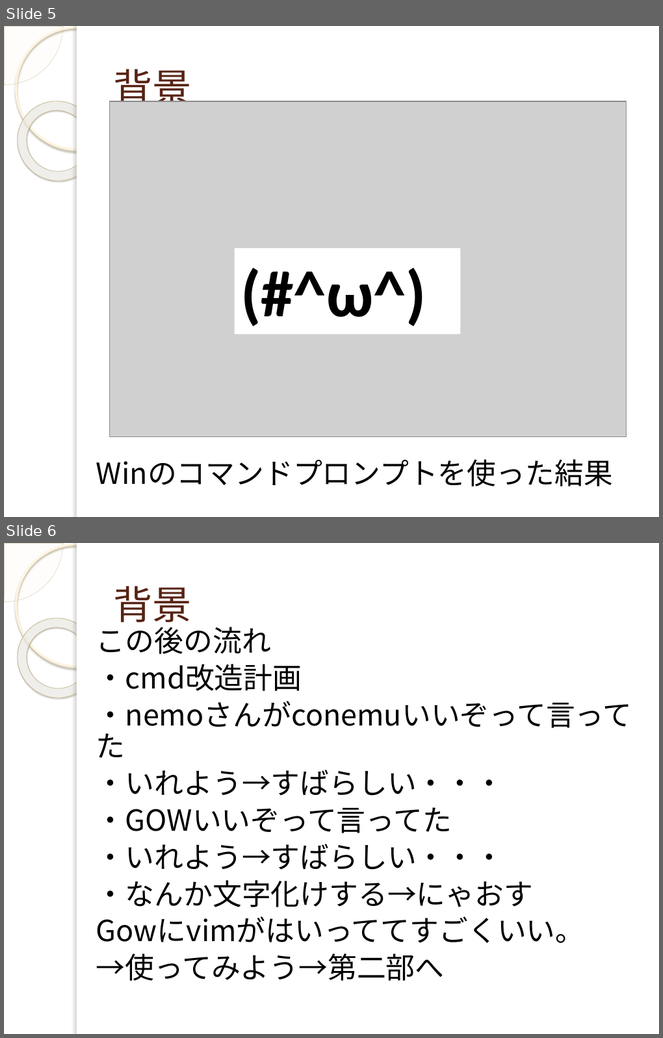
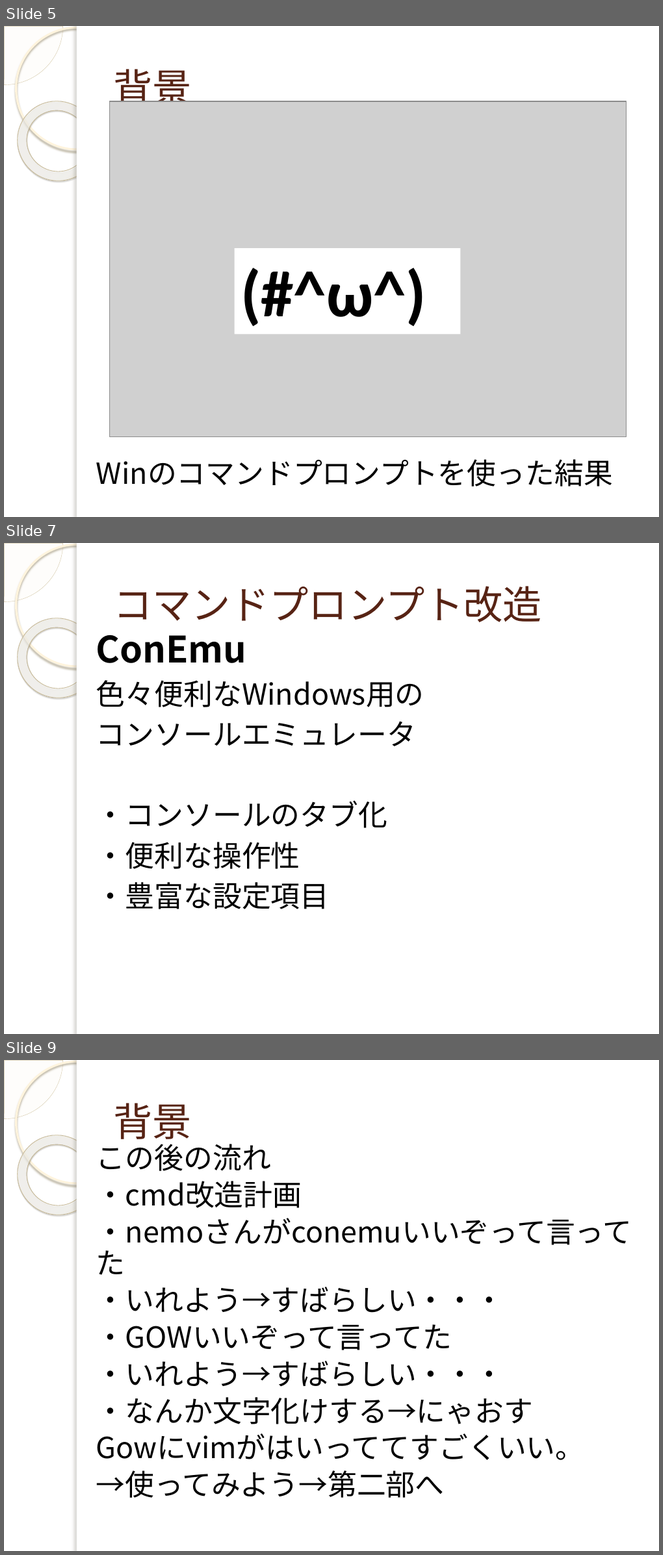
Before and after one commit to yuridonus/FEstudy, a slide deck: vimmer.pptx. Shown one above the other, each under a label of ours: slides 5 and 6 before the commit, slides 5, 7 and 9 after it; the slides between them are not shown. The pictures are 663x1038 and 663x1555 pixels, drawn with LibreOffice and Linux fonts; fonts in the diff are those of the drawing; grey boxes stand for pictures; background and template pictures are left out. Boxes give left, top, right and bottom in pixels: in the first picture for what was removed or moved away, otherwise in the second. Text is boxed around its words. In the diff, an @@ line names an element or a change of style, - is before the commit and + after.

```diff
--- a/vimmer.pptx
+++ b/vimmer.pptx
@@ slide 7 added at [4, 543, 659, 1034], background picture (left out); not listed: 5 template elements that a slide beside it also shows @@
@@ title added at [113, 586, 542, 622], 43 pt, text #572314 @@
+コマンドプロンプト改造
@@ text added at [96, 635, 425, 910], 32 pt, text #000000 @@
+ConEmu
+色々便利なWindows用の
+コンソールエミュレータ
+・コンソールのタブ化
+・便利な操作性
+・豊富な設定項目
@@ what was slide 6 is now slide 9 @@
```
Also in this commit, not shown: 1 slide changed, 2 other slides added, 1 slide removed.
